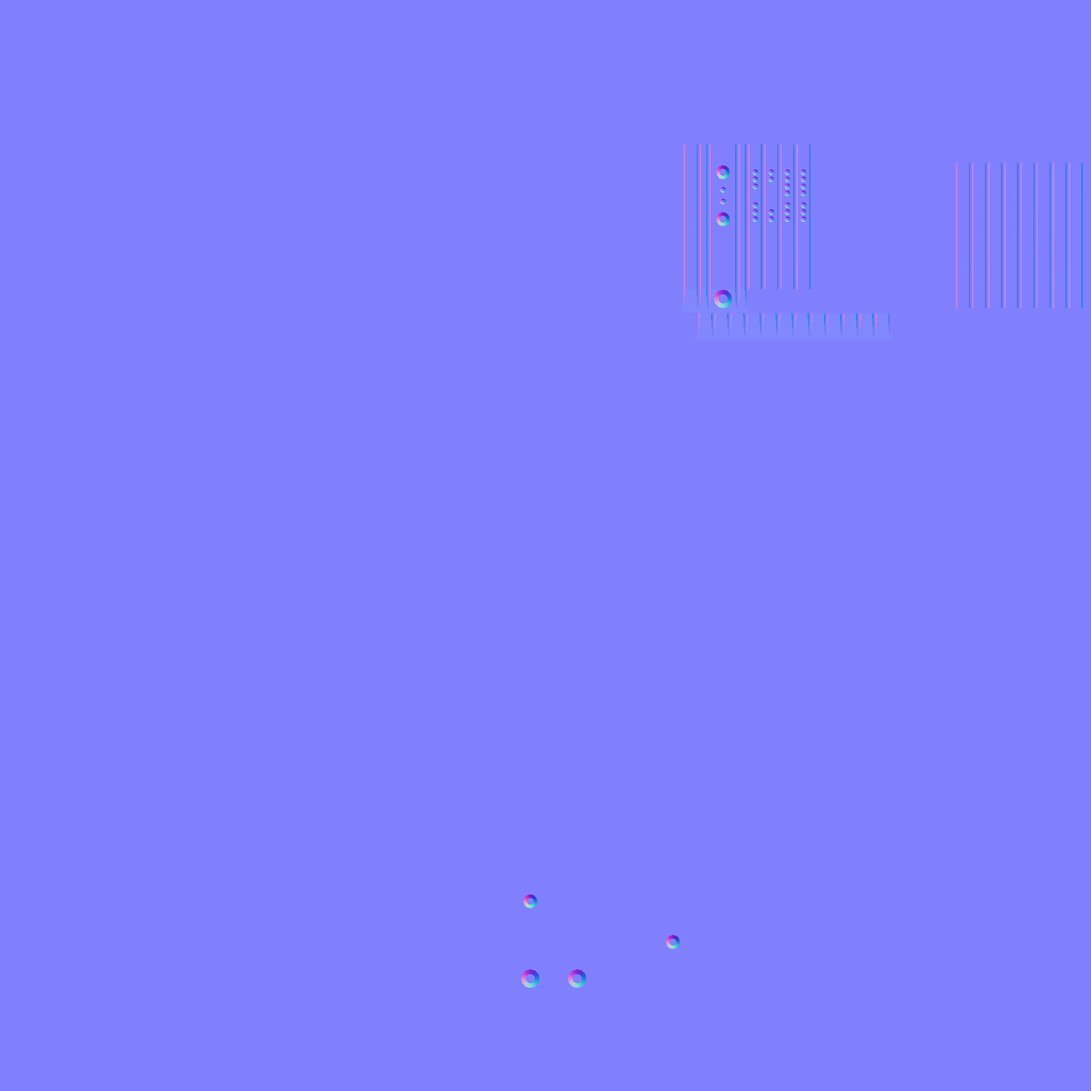
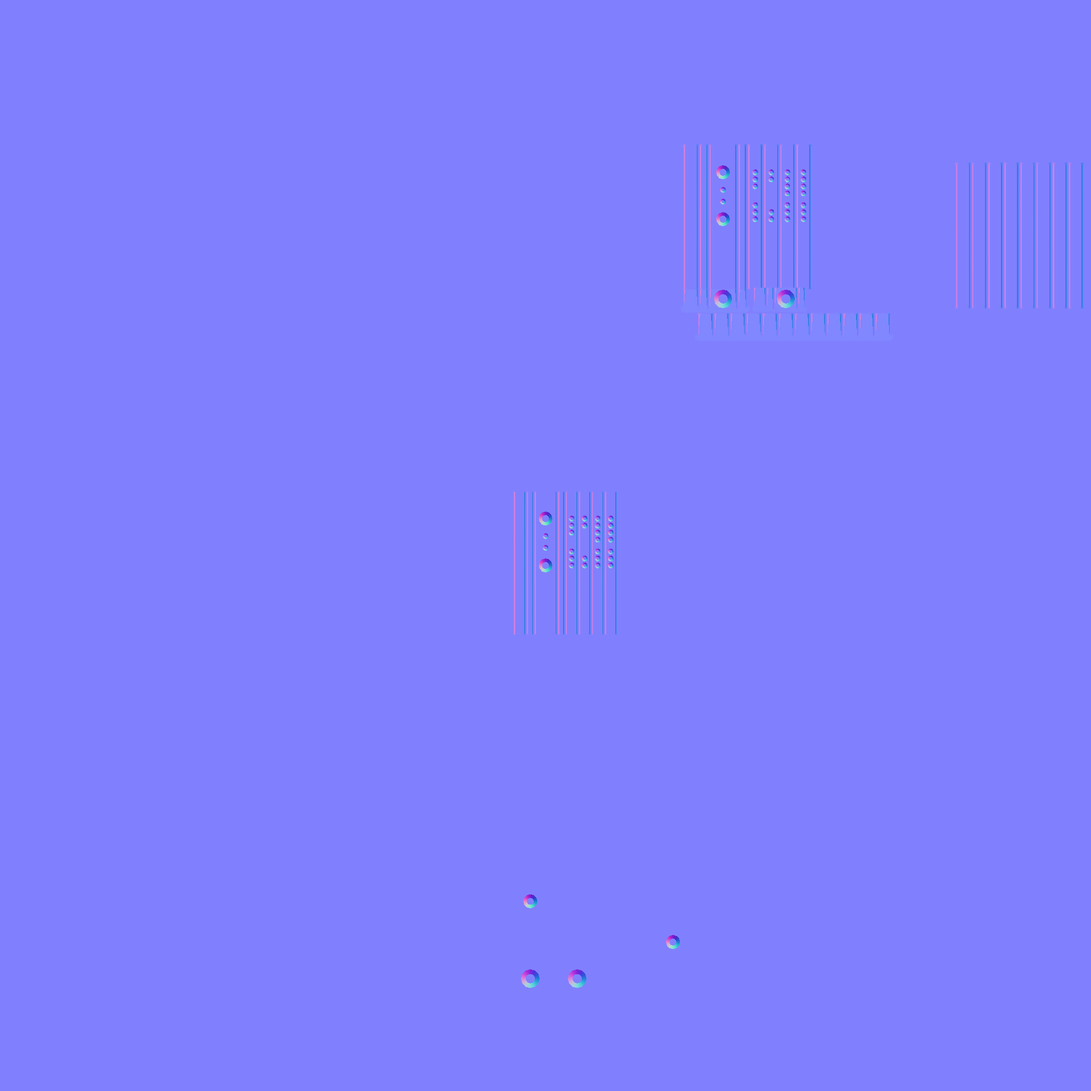
Layered file, before and after one edit (1091x1091). Changes by layer:
painted on "UUR_700_Upper_NRM.png" over box(512, 287, 807, 635)
